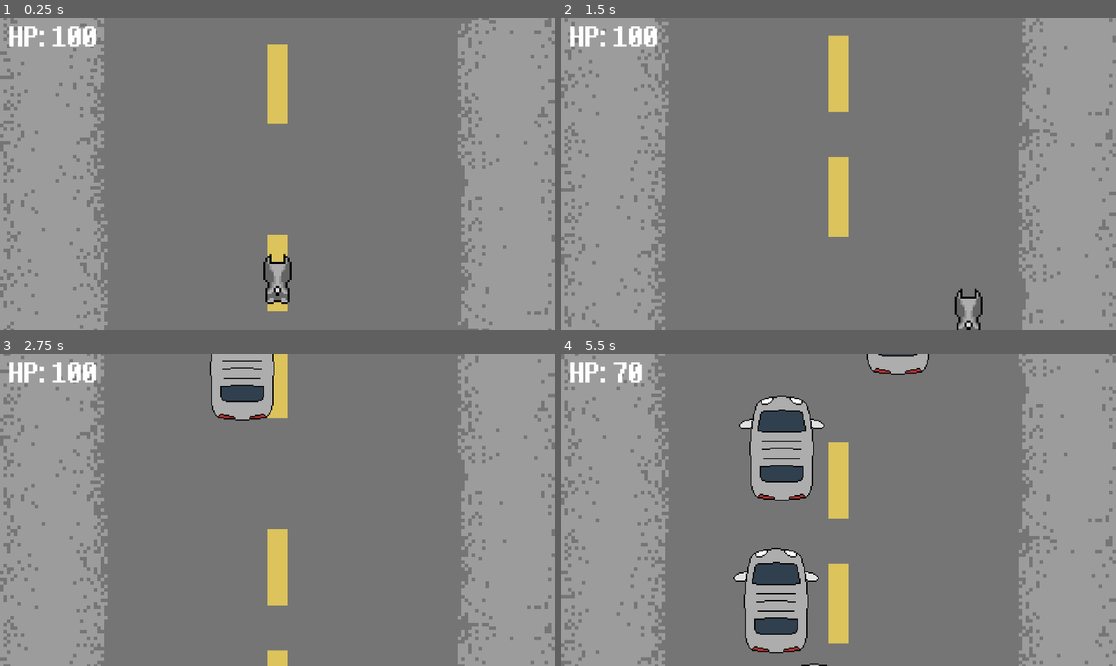
Above: before the commit, frames 1-4 (two rows, left to right).
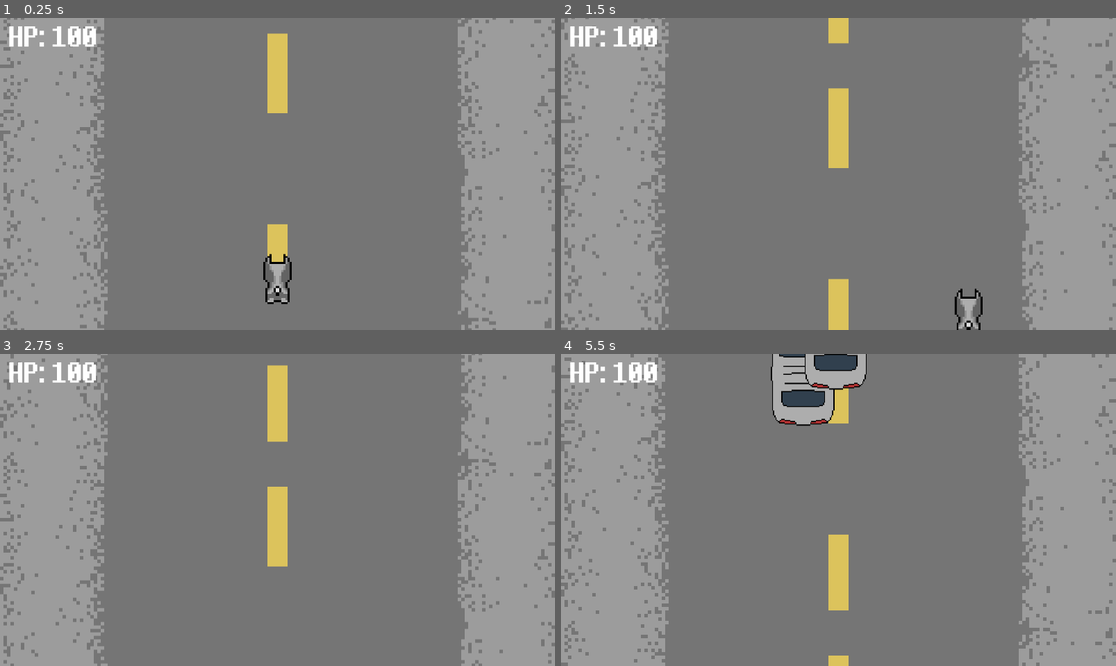
Above: after the commit, the same moments.

Repository: FaDeAWAYut/all-bark-no-bike
Game: Godot game, scene res://scenes/main/main.tscn
Same seed, same stepped clock (60 frames per second), same inputs: the game is played once before the commit and once after it. The project has no main scene, so this scene is started directly.
Inputs:
- Up to frame 1 (0.25 s): no input
- Up to frame 2 (1.5 s): hold Right (ui_right) 0.53-1.28 s; hold Down (ui_down) from 1.28 s (still down)
- Up to frame 3 (2.75 s): release Down (ui_down) at 2.03 s; hold Right (ui_right) from 2.03 s (still down)
- Up to frame 4 (5.5 s): release Right (ui_right) at 2.78 s; hold Up (ui_up) 2.78-3.53 s; hold Left (ui_left) 3.53-5.03 s; hold Down (ui_down) from 5.03 s (still down)

The runs differ from the first frame. In frame 1, 6.0% of the frame differs, in the area x 0-100%, y 0-100%; in frame 2, 8.0%; in frame 3, 9.4%; in frame 4, 18%.

Commit message:
fix: adjust speed to related to delta
+ use _physics_process instead of _process

Diff:
--- a/scenes/main/main.gd
+++ b/scenes/main/main.gd
@@ -11,6 +11,7 @@
 # Game constants
 const dogStartPosition := Vector2i(960, 920)
 const camStartPosition := Vector2i(960, 560)
+@export var currentSpeed: float
 
 var screenSize : Vector2i
 
@@ -33,8 +34,6 @@
 
 	# Create and setup speed manager
 	speedManager = SpeedManager.new()
-	speedManager.startSpeed = 5.0
-	speedManager.maxSpeed = 100
 	add_child(speedManager)
 
 func setup_signal_connections():
@@ -56,11 +55,11 @@
 	$"TheDawg".velocity = Vector2i(0, 0)
 	$Camera2D.position = camStartPosition
 
-func _process(delta):
+func _physics_process(delta: float):
 	if gameManager.isGameOver:
 		return
 
-	var currentSpeed = speedManager.update(delta)
+	currentSpeed = speedManager.update(delta)
 
 	# Update obstacle spawning
 	obstacleSpawner.update(delta, $Camera2D.position.y, screenSize.x)
@@ -69,8 +68,8 @@
 	show_hp()
 
 	# Move the dawg and the cam
-	$"TheDawg".position.y -= currentSpeed
-	$Camera2D.position.y -= currentSpeed
+	$"TheDawg".position.y -= currentSpeed * delta
+	$Camera2D.position.y -= currentSpeed * delta
 
 func _on_obstacle_spawned(obs: Node):
 	# Add the obstacle to the scene and set up collision
--- a/scenes/main/main.tscn
+++ b/scenes/main/main.tscn
@@ -1,9 +1,10 @@
-[gd_scene load_steps=5 format=3 uid="uid://p3b5yajekrdr"]
+[gd_scene load_steps=6 format=3 uid="uid://p3b5yajekrdr"]
 
 [ext_resource type="Script" uid="uid://ct048k6rsjfbb" path="res://scenes/main/main.gd" id="1_e2v34"]
 [ext_resource type="PackedScene" uid="uid://b530dx4s8ydsy" path="res://scenes/background/parallax_background.tscn" id="1_mh4tl"]
 [ext_resource type="PackedScene" uid="uid://dfnmfcww2cu6i" path="res://scenes/dawg/the_dawg.tscn" id="2_631s2"]
 [ext_resource type="PackedScene" uid="uid://cobth27w6p3ja" path="res://scenes/hud/hud.tscn" id="4_dwgw2"]
+[ext_resource type="PackedScene" uid="uid://d4mchi4q55xdb" path="res://scenes/motorbike/motorbike.tscn" id="5_6q06x"]
 
 [node name="Main" type="Node"]
 script = ExtResource("1_e2v34")
@@ -17,3 +18,7 @@
 position = Vector2(960, 560.055)
 
 [node name="HUD" parent="." instance=ExtResource("4_dwgw2")]
+
+[node name="Motorbike" parent="." instance=ExtResource("5_6q06x")]
+position = Vector2(963, 147)
+scale = Vector2(3.7999988, 3.7999988)
--- a/scripts/SpeedManager.gd
+++ b/scripts/SpeedManager.gd
@@ -6,8 +6,8 @@
 
 var speed : float
 var time : float
-var startSpeed : float = 5.0
-var maxSpeed : int = 100
+var startSpeed : float = 150.0
+var maxSpeed : float = 600.0
 
 func start():
 	time = 0
@@ -17,7 +17,7 @@
 	time += delta
 
 	if speed < maxSpeed and time >= 1:
-		speed = startSpeed + ((time - 1) * 2)
+		speed = startSpeed + ((time - 1) * 20)
 		speed_changed.emit(speed)
 
 	return speed
